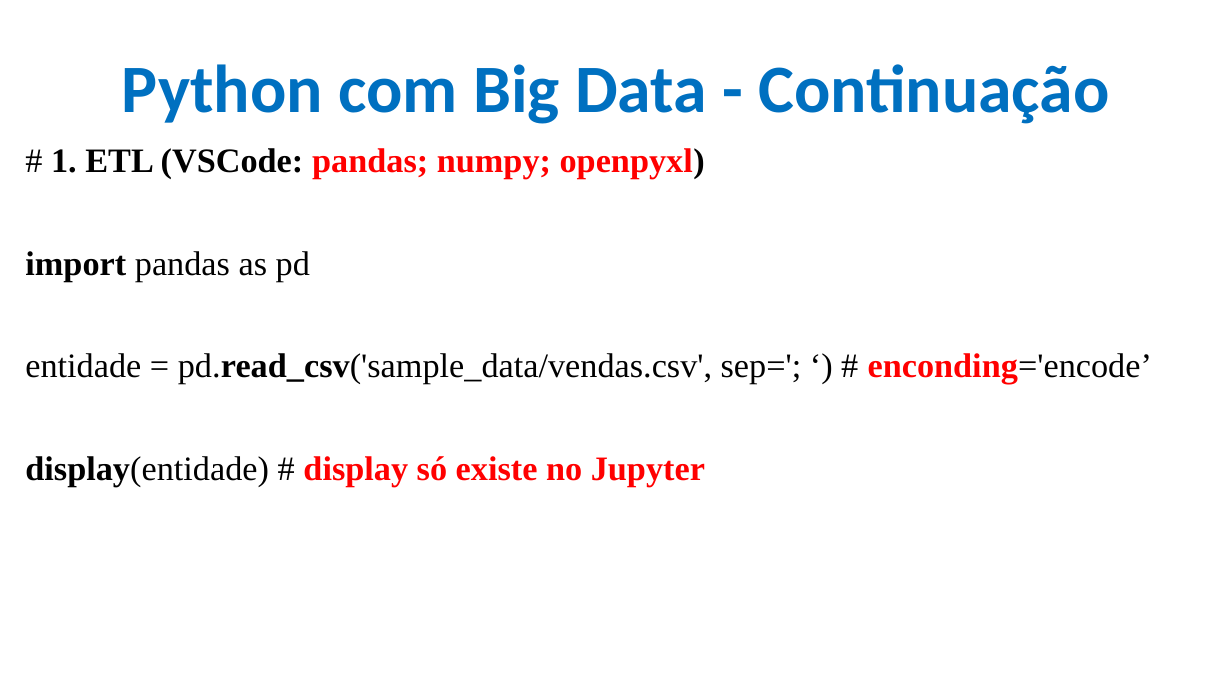
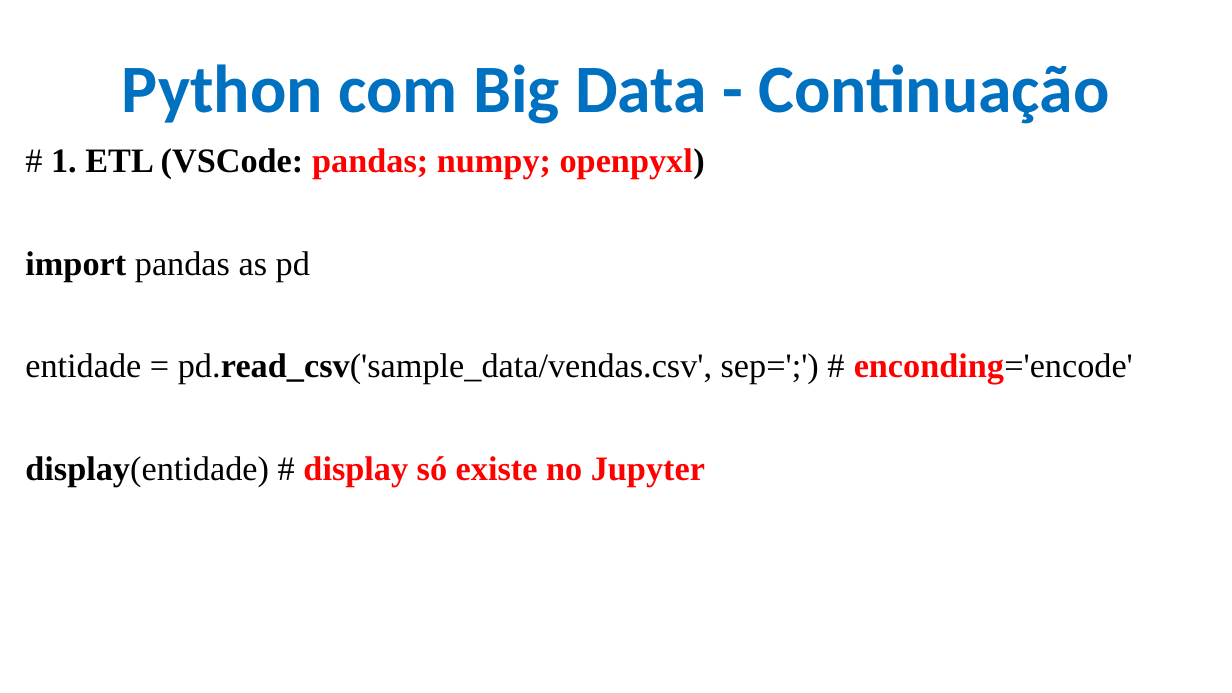
Before and after one commit to CloudEducationBrazil/WydenArea1AplicacaoCloudIndustria40Python, a slide deck: slide 7 of 01 Classes/Aula 11 - Aplicação Cloud Indústria 40 Python Integração Cloud Big Data Parte 2.pptx. Drawn at 1232x693 pixels with LibreOffice and Linux fonts; fonts in the diff are those of the drawing; background and template pictures are left out. Boxes give left, top, right and bottom in pixels: in the first picture for what was removed or moved away, otherwise in the second. Text is boxed around its words. In the diff, an @@ line names an element or a change of style, - is before the commit and + after.

Commit message:
Big Data IoT Python UniRuy Wyden ...

```diff
--- a/01 Classes/Aula 11 - Aplicação Cloud Indústria 40 Python Integração Cloud Big Data Parte 2.pptx
+++ b/01 Classes/Aula 11 - Aplicação Cloud Indústria 40 Python Integração Cloud Big Data Parte 2.pptx
@@ text at (25, 353, 1133, 384): text changed @@
-entidade = pd.read_csv('sample_data/vendas.csv', sep='; ‘) # enconding='encode’
+entidade = pd.read_csv('sample_data/vendas.csv', sep=';') # enconding='encode'
```
Also in this commit, not shown: 6 other slides changed, 2 other files.
